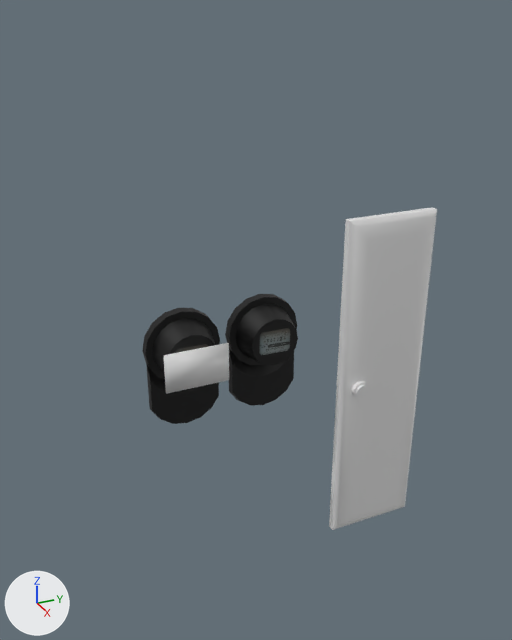
An edit to the Blender file Models/e-panel.blend, drawn before and after from the same camera.
Both versions are drawn from a camera (50 mm lens) standing at (7.34, -3.6, 4.32) and looking at (-0.64, -0.01, 0.33). Arrows for +X, +Y and +Z are at lower left; the lights stay in place.

The first picture shows 'counter', 'counter2', 'left_door_window1', 'right_door'.
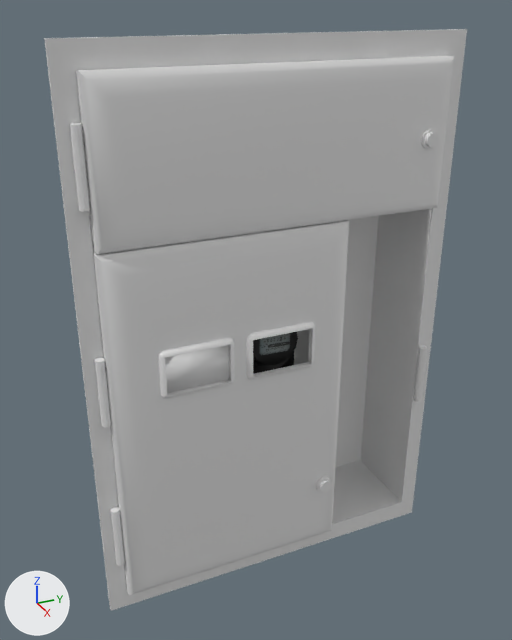
Where the newer file only moved an object's origin or applied its transform, the numbers keep the older frame.

Where the change shows, as pixel boxes (x1, y1, x2, y2) in the pictures (512 x 640 px):
```json
{"object": "base", "change": "shown", "after": [44, 29, 467, 611]}
{"object": "right_door", "change": "hidden", "before": [329, 207, 437, 530]}
{"object": "counter2", "change": "unchanged, covered by the edit", "before": [225, 294, 298, 405], "after": [253, 332, 298, 374]}
{"object": "counter", "change": "unchanged, covered by the edit", "before": [142, 308, 220, 424]}
```

Scene script edits in JSON lines:
```json
{"op": "remove", "block": "ob_base", "code": "ob_base.hide_render = True"}
{"op": "add", "block": "ob_right_door", "code": "ob_right_door.hide_render = True"}
```
